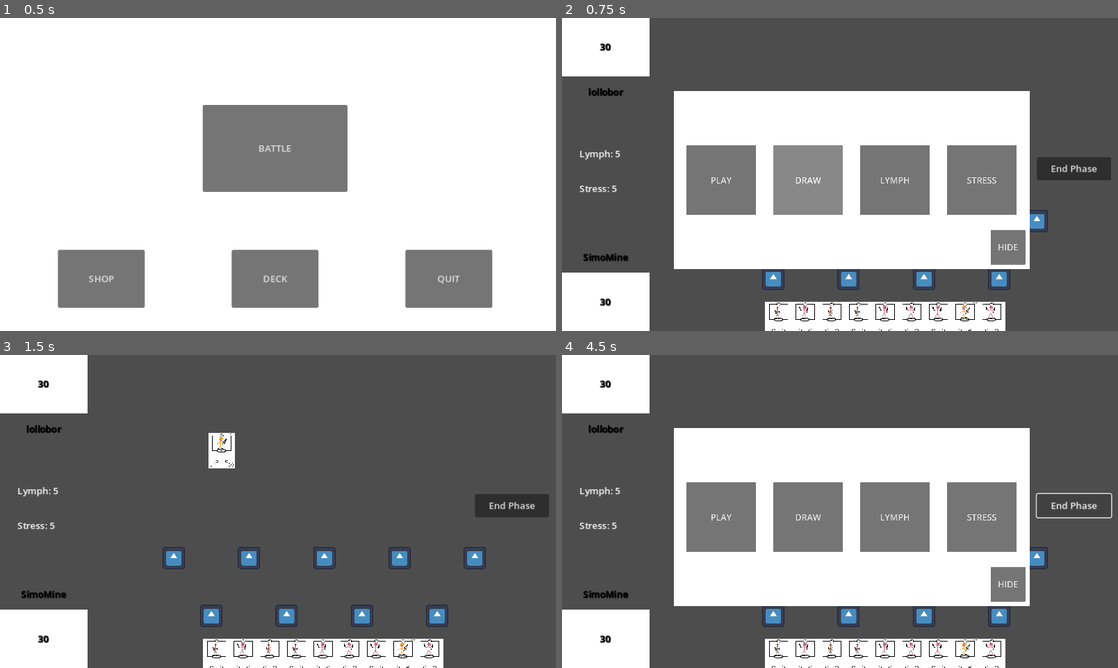
Above: before the commit, frames 1-4 (two rows, left to right).
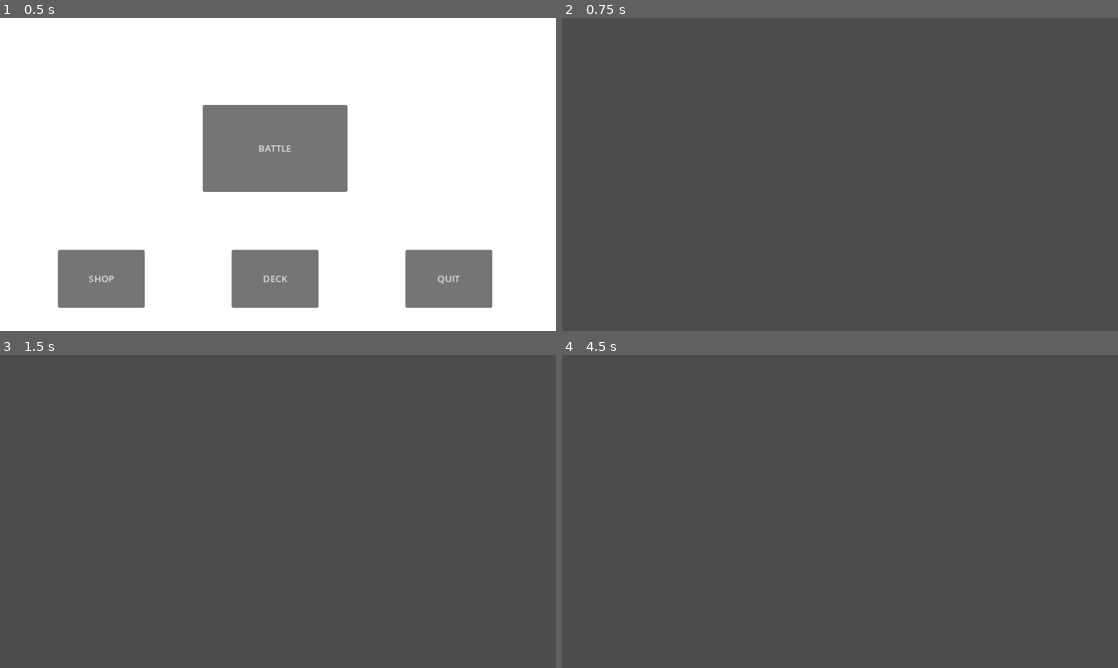
Above: after the commit, the same moments.

Repository: lollo004/gokard
Game: Godot game, scene res://Scenes/Lobby/MainMenu.tscn
Same seed, same stepped clock (60 frames per second), same inputs: the game is played once before the commit and once after it. The engine's default icon, where the game draws it, is replaced by a stand-in: a white triangle on a blue panel in a dark square.
Inputs (mouse positions are in pixels of both pictures, inside the frame that each line leads up to):
- Up to frame 1 (0.5 s): no input
- Up to frame 2 (0.75 s): click "BATTLE" at 0.5 s
- Up to frame 3 (1.5 s): click (161, 517) at 1.25 s, where only the run before the commit has a clickable "PLAY"
- Up to frame 4 (4.5 s): click (1073, 505) at 2 s, where only the run before the commit has a clickable "End Phase"; click (1073, 505) at 2.75 s, where only the run before the commit has a clickable "End Turn"; click (1073, 505) at 3.5 s, where only the run before the commit has a clickable "Opponent Turn"; click (1073, 505) at 4.25 s, where only the run before the commit has a clickable "Opponent Turn"

Frame 1 is identical in both runs. In frame 2, 48% of the frame differs, in the area x 0-99%, y 0-100%; in frame 3, 13%; in frame 4, 48%.

Commit message:
first implementation of client networking

Diff:
--- a/Scenes/Game/Cards/Card.tscn
+++ b/Scenes/Game/Cards/Card.tscn
@@ -204,6 +204,44 @@
 horizontal_alignment = 1
 vertical_alignment = 1
 
+[node name="Common Effects" type="Node" parent="."]
+
+[node name="Rise" type="Node" parent="Common Effects" groups=["Rise"]]
+
+[node name="Heritage" type="Node" parent="Common Effects" groups=["Heritage"]]
+
+[node name="Guard" type="Node" parent="Common Effects" groups=["Guard"]]
+
+[node name="Accuracy" type="Node" parent="Common Effects" groups=["Accuracy"]]
+
+[node name="Uprising" type="Node" parent="Common Effects" groups=["Uprising"]]
+
+[node name="Rage" type="Node" parent="Common Effects" groups=["Rage"]]
+
+[node name="Revenge" type="Node" parent="Common Effects" groups=["Revenge"]]
+
+[node name="On Deploy" type="Node" parent="Common Effects" groups=["Deploy"]]
+
+[node name="Zippy" type="Node" parent="Common Effects" groups=["Zippy"]]
+
+[node name="Dead Weight" type="Node" parent="Common Effects" groups=["Dead Weight"]]
+
+[node name="Sweet Song" type="Node" parent="Common Effects" groups=["Sweet Song"]]
+
+[node name="Tunnel" type="Node" parent="Common Effects" groups=["Tunnel"]]
+
+[node name="Teleport" type="Node" parent="Common Effects" groups=["Teleport"]]
+
+[node name="Bane (X)" type="Node" parent="Common Effects" groups=["Bane"]]
+
+[node name="Super Bane (X)" type="Node" parent="Common Effects" groups=["Super Bane"]]
+
+[node name="Raising (X,Y,Z,W)" type="Node" parent="Common Effects" groups=["Raising"]]
+
+[node name="Phase Mutation (X)" type="Node" parent="Common Effects" groups=["Phase Mutation"]]
+
+[node name="Turn Mutation (X)" type="Node" parent="Common Effects" groups=["Turn Mutation"]]
+
 [connection signal="area_entered" from="." to="." method="_on_area_entered"]
 [connection signal="area_exited" from="." to="." method="_on_area_exited"]
 [connection signal="input_event" from="." to="." method="_on_input_event"]
--- a/Scenes/Game/Cards/Card1.tscn
+++ b/Scenes/Game/Cards/Card1.tscn
@@ -1,8 +1,9 @@
-[gd_scene load_steps=7 format=3 uid="uid://c7jux2wqw05t7"]
+[gd_scene load_steps=8 format=3 uid="uid://c7jux2wqw05t7"]
 
 [ext_resource type="Script" path="res://Scripts/Game/Card.gd" id="1_tvvug"]
 [ext_resource type="Texture2D" uid="uid://rf6sp07qeavm" path="res://Resources/Card.png" id="2_ag8tj"]
 [ext_resource type="Texture2D" uid="uid://dev2du62wt7yv" path="res://Resources/Images/Card1.png" id="3_a1w3s"]
+[ext_resource type="Script" path="res://Scripts/Game/SpecificEffects/Test.gd" id="4_v8wn6"]
 
 [sub_resource type="RectangleShape2D" id="RectangleShape2D_yvtci"]
 size = Vector2(769, 1024)
@@ -204,6 +205,11 @@
 horizontal_alignment = 1
 vertical_alignment = 1
 
+[node name="Common Effects" type="Node" parent="."]
+
+[node name="Rise" type="Node" parent="Common Effects" groups=["Rise"]]
+script = ExtResource("4_v8wn6")
+
 [connection signal="area_entered" from="." to="." method="_on_area_entered"]
 [connection signal="area_exited" from="." to="." method="_on_area_exited"]
 [connection signal="input_event" from="." to="." method="_on_input_event"]
--- /dev/null
+++ b/Scenes/Game/ClientInstance.tscn
@@ -0,0 +1,6 @@
+[gd_scene load_steps=2 format=3 uid="uid://dtdfsi65cl2w5"]
+
+[ext_resource type="Script" path="res://Scripts/Game/ClientInstance.gd" id="1_n5lbd"]
+
+[node name="Node" type="Node"]
+script = ExtResource("1_n5lbd")
--- a/Scenes/Game/MainScene.tscn
+++ b/Scenes/Game/MainScene.tscn
@@ -9,44 +9,6 @@
 
 [node name="Main Scene" type="Node"]
 
-[node name="Card Position" type="Node" parent="."]
-
-[node name="Player Positioner 1" parent="Card Position" groups=["1", "Attack"] instance=ExtResource("1_kj4pf")]
-z_index = -10
-position = Vector2(300, 350)
-
-[node name="Player Positioner 2" parent="Card Position" groups=["2", "Attack"] instance=ExtResource("1_kj4pf")]
-z_index = -10
-position = Vector2(430, 350)
-
-[node name="Player Positioner 3" parent="Card Position" groups=["3", "Attack"] instance=ExtResource("1_kj4pf")]
-z_index = -10
-position = Vector2(560, 350)
-
-[node name="Player Positioner 4" parent="Card Position" groups=["4", "Attack"] instance=ExtResource("1_kj4pf")]
-z_index = -10
-position = Vector2(690, 350)
-
-[node name="Player Positioner 5" parent="Card Position" groups=["5", "Attack"] instance=ExtResource("1_kj4pf")]
-z_index = -10
-position = Vector2(820, 350)
-
-[node name="Player Positioner 6" parent="Card Position" groups=["6", "Defense"] instance=ExtResource("1_kj4pf")]
-z_index = -10
-position = Vector2(365, 450)
-
-[node name="Player Positioner 7" parent="Card Position" groups=["7", "Defense"] instance=ExtResource("1_kj4pf")]
-z_index = -10
-position = Vector2(495, 450)
-
-[node name="Player Positioner 8" parent="Card Position" groups=["8", "Defense"] instance=ExtResource("1_kj4pf")]
-z_index = -10
-position = Vector2(625, 450)
-
-[node name="Player Positioner 9" parent="Card Position" groups=["9", "Defense"] instance=ExtResource("1_kj4pf")]
-z_index = -10
-position = Vector2(755, 450)
-
 [node name="GUI" type="Node" parent="."]
 
 [node name="Management" type="Node" parent="GUI" groups=["GUI_Manager"]]
@@ -57,7 +19,7 @@
 offset_top = 220.0
 offset_right = 110.0
 offset_bottom = 250.0
-text = "Lymph: 10"
+text = "Lymph: 0"
 vertical_alignment = 1
 metadata/_edit_use_anchors_ = true
 
@@ -66,7 +28,7 @@
 offset_top = 280.0
 offset_right = 110.0
 offset_bottom = 310.0
-text = "Stress: 5
+text = "Stress: 0
 "
 vertical_alignment = 1
 metadata/_edit_use_anchors_ = true
@@ -123,6 +85,44 @@
 vertical_alignment = 1
 metadata/_edit_use_anchors_ = true
 
+[node name="Card Position" type="Node" parent="GUI/Player"]
+
+[node name="Player Positioner 1" parent="GUI/Player/Card Position" groups=["1", "Attack", "Player"] instance=ExtResource("1_kj4pf")]
+z_index = -10
+position = Vector2(300, 350)
+
+[node name="Player Positioner 2" parent="GUI/Player/Card Position" groups=["2", "Defense", "Player"] instance=ExtResource("1_kj4pf")]
+z_index = -10
+position = Vector2(365, 450)
+
+[node name="Player Positioner 3" parent="GUI/Player/Card Position" groups=["3", "Attack", "Player"] instance=ExtResource("1_kj4pf")]
+z_index = -10
+position = Vector2(430, 350)
+
+[node name="Player Positioner 4" parent="GUI/Player/Card Position" groups=["4", "Defense", "Player"] instance=ExtResource("1_kj4pf")]
+z_index = -10
+position = Vector2(495, 450)
+
+[node name="Player Positioner 5" parent="GUI/Player/Card Position" groups=["5", "Attack", "Player"] instance=ExtResource("1_kj4pf")]
+z_index = -10
+position = Vector2(560, 350)
+
+[node name="Player Positioner 6" parent="GUI/Player/Card Position" groups=["6", "Defense", "Player"] instance=ExtResource("1_kj4pf")]
+z_index = -10
+position = Vector2(625, 450)
+
+[node name="Player Positioner 7" parent="GUI/Player/Card Position" groups=["7", "Attack", "Player"] instance=ExtResource("1_kj4pf")]
+z_index = -10
+position = Vector2(690, 350)
+
+[node name="Player Positioner 8" parent="GUI/Player/Card Position" groups=["8", "Defense", "Player"] instance=ExtResource("1_kj4pf")]
+z_index = -10
+position = Vector2(755, 450)
+
+[node name="Player Positioner 9" parent="GUI/Player/Card Position" groups=["9", "Attack", "Player"] instance=ExtResource("1_kj4pf")]
+z_index = -10
+position = Vector2(820, 350)
+
 [node name="Enemy" type="Node" parent="GUI"]
 
 [node name="Enemy" parent="GUI/Enemy" groups=["ENEMY"] instance=ExtResource("5_cjfwb")]
@@ -154,6 +154,44 @@
 vertical_alignment = 1
 metadata/_edit_use_anchors_ = true
 
+[node name="Card Position" type="Node" parent="GUI/Enemy"]
+
+[node name="Enemy Positioner 1" parent="GUI/Enemy/Card Position" groups=["1", "Attack", "Enemy"] instance=ExtResource("1_kj4pf")]
+z_index = -10
+position = Vector2(300, 200)
+
+[node name="Enemy Positioner 2" parent="GUI/Enemy/Card Position" groups=["2", "Defense", "Enemy"] instance=ExtResource("1_kj4pf")]
+z_index = -10
+position = Vector2(365, 100)
+
+[node name="Enemy Positioner 3" parent="GUI/Enemy/Card Position" groups=["3", "Attack", "Enemy"] instance=ExtResource("1_kj4pf")]
+z_index = -10
+position = Vector2(430, 200)
+
+[node name="Enemy Positioner 4" parent="GUI/Enemy/Card Position" groups=["4", "Defense", "Enemy"] instance=ExtResource("1_kj4pf")]
+z_index = -10
+position = Vector2(495, 100)
+
+[node name="Enemy Positioner 5" parent="GUI/Enemy/Card Position" groups=["5", "Attack", "Enemy"] instance=ExtResource("1_kj4pf")]
+z_index = -10
+position = Vector2(560, 200)
+
+[node name="Enemy Positioner 6" parent="GUI/Enemy/Card Position" groups=["6", "Defense", "Enemy"] instance=ExtResource("1_kj4pf")]
+z_index = -10
+position = Vector2(625, 100)
+
+[node name="Enemy Positioner 7" parent="GUI/Enemy/Card Position" groups=["7", "Attack", "Enemy"] instance=ExtResource("1_kj4pf")]
+z_index = -10
+position = Vector2(690, 200)
+
+[node name="Enemy Positioner 8" parent="GUI/Enemy/Card Position" groups=["8", "Defense", "Enemy"] instance=ExtResource("1_kj4pf")]
+z_index = -10
+position = Vector2(755, 100)
+
+[node name="Enemy Positioner 9" parent="GUI/Enemy/Card Position" groups=["9", "Attack", "Enemy"] instance=ExtResource("1_kj4pf")]
+z_index = -10
+position = Vector2(820, 200)
+
 [node name="Enemy Test Card" parent="." instance=ExtResource("6_nt3k0")]
 position = Vector2(383, 165)
 Health = 3
--- a/Scripts/Game/Card.gd
+++ b/Scripts/Game/Card.gd
@@ -24,7 +24,7 @@
 
 ## Management Variables ##
 
-var Position : String = "" # Position on the field (1-9)
+var Position : int = 0 # Position on the field (1-9 => field | 10 => Leader | 0 => Invalid)
 var Location : String = "hand" # Location of the card (deck - hand - field - waste)
 
 var isFirstTurn : bool = true # Variable used to disable the card on the first turn you play it
@@ -43,7 +43,7 @@
 var isMouseOver : bool = false
 var isCardSelected : bool = false
 
-var currentPos : int = 0 # Current position on the field (0 => Invalid)
+var currentPos : int = 0 # Current position on the field (1-9 => field | 10 => Leader | 0 => Invalid)
 var old_position # First position of the card
 var new_position # New position of the card
 var currentLoc : String = "" # Type on the field (attack - defense)
@@ -104,6 +104,7 @@
 				if isCardSelected: # Dropping the card
 					if (
 						currentPos != 0 # Right position
+						and GameController.positionStatus[currentPos] == false
 						and GameController.lymph >= Cost # Enough lymph
 						and GameController.turn == "player" # Right turn
 						and GameController.phase == "attack" # Right phase
@@ -115,6 +116,8 @@
 
 						Location = "field"
 						global_position = new_position
+						Position = currentPos
+						GameController.positionStatus[Position] = true
 
 						GameController.lymph -= Cost
 						GameController.player_current_stress += 1
@@ -123,6 +126,10 @@
 						GameController.UpdateHand()
 
 						get_tree().call_group("GUI_Manager", "_on_Update")
+
+						if get_node_or_null("Common Effects/Rise"):
+							get_node("Common Effects/Rise").Effect(Team, Position) # Call 'Rise' function of the played card
+						get_tree().call_group("On Deploy", "Effect", Team, Position) # Call 'On Deploy' functions
 					else:
 						global_position = old_position
 					isCardSelected = false
@@ -162,7 +169,7 @@
 
 func _on_area_entered(area):
 	if area.get_groups():
-		if area.get_groups()[0] == "Positioner" and not isSearchingForEnemy and not isChoosingToDefend: # Dropping the card on a valid position
+		if area.get_groups()[0] == "Positioner" and area.get_groups()[3] == "Player" and not isSearchingForEnemy and not isChoosingToDefend: # Dropping the card on a valid position
 			currentPos = int(String(area.get_groups()[1]))
 			currentLoc = String(area.get_groups()[2])
 			new_position = area.global_position
@@ -224,6 +231,7 @@
 func UpdateStats(who): # Function called when card's stats change
 	if who == self:
 		if Health <= 0: # Check Card Health
+			GameController.positionStatus[Position] = false
 			queue_free()
 
 		for i in get_all_children(self): # Update GUI
--- /dev/null
+++ b/Scripts/Game/ClientInstance.gd
@@ -0,0 +1,83 @@
+extends Node
+
+@export var client_id = "client1"
+
+var socket = WebSocketPeer.new()
+
+var first = true
+
+func _ready():
+	socket.connect_to_url("ws://localhost:8765")
+
+func _process(_delta):
+	socket.poll()
+	var state = socket.get_ready_state()
+	if state == WebSocketPeer.STATE_OPEN:
+		if first: # Now connected
+			first = false
+			register_client("ABCDEFG") # Now registered
+			join_game_queue() # Now queue joined
+
+		while socket.get_available_packet_count():
+			handle_new_message(JSON.parse_string(socket.get_packet().get_string_from_utf8()))
+	elif state == WebSocketPeer.STATE_CLOSING:
+		# Keep polling to achieve proper close.
+		pass
+	elif state == WebSocketPeer.STATE_CLOSED:
+		var code = socket.get_close_code()
+		var reason = socket.get_close_reason()
+		print("WebSocket closed with code: %d, reason %s. Clean: %s" % [code, reason, code != -1])
+		set_process(false) # Stop processing.
+
+func register_client(token):
+	var registration_message = {
+		"type": "register",
+		"id": client_id,
+		"token": token
+	}
+
+	socket.send_text(JSON.stringify(registration_message))
+
+func join_game_queue():
+	var join_message = {
+		"type": "join",
+		"id": client_id
+	}
+
+	socket.send_text(JSON.stringify(join_message))
+
+func send_message_to_opponent(type, action = null, card_id = null, card_atk = null, deck = null, name = "player"):
+	var join_message = {
+		"type": type,
+		"id": client_id,
+		"action": action,
+		"card_id": card_id,
+		"card_atk": card_atk,
+		"deck" : deck,
+		"name" : name
+	}
+
+	socket.send_text(JSON.stringify(join_message))
+
+func handle_new_message(message):
+	# Check message type and choose what to do
+	print("Message recived from server: ", message)
+
+
+	if message["type"] == "joined_queue": # Queue joined
+		print("Queue joined!")
+		return
+	if message["type"] == "game_found": # Game found
+		print("Game found --> ", "p1: ", message["p1"], " | p2: ", message["p2"])
+		send_message_to_opponent("deck", null, null, null, [1,1,1,1,1,1,1,1,1,1,2,2,2,2,2,2,2,2,2,2,3,3,3,3,3,3,3,3,3,3], "simomine")
+		return
+	if message["type"] == "game_start": # Lobby joined and game now ready to start (all informations needed already obtained)
+		print("Game Started!")
+		load("res://Scenes/Game/MainScene.tscn")
+		return
+	if message["type"] == "draw":
+		send_message_to_opponent("draw", "test")
+		return
+	if message["type"] == "play":
+		send_message_to_opponent("play", "ok...")
+		return
--- a/Scripts/Game/GameController.gd
+++ b/Scripts/Game/GameController.gd
@@ -26,6 +26,10 @@
 var player_deck = []
 
 var isScreenTaken = true # Variable to check if you can interact with buttons
+
+var positionStatus = { # Dictionary that contains position status
+	1 : false, 2 : false, 3 : false, 4 : false, 5 : false, 6 : false, 7 : false, 8 : false, 9 : false
+}
 
 ## Attack Variables ##
 
--- /dev/null
+++ b/Scripts/Game/SpecificEffects/Test.gd
@@ -0,0 +1,6 @@
+extends Node
+
+
+func Effect(Team : String, Card_Pos : int): # Test of a rise effect
+	print("Triggered rise effect for ", Team, " card in position: ", Card_Pos)
+	return
--- a/Scripts/Lobby/MainMenu.gd
+++ b/Scripts/Lobby/MainMenu.gd
@@ -2,7 +2,7 @@
 
 
 func _on_play_button_pressed():
-	get_tree().change_scene_to_file("res://Scenes/Game/MainScene.tscn") # add networking
+	get_tree().change_scene_to_file("res://Scenes/Game/ClientInstance.tscn") # add networking
 
 
 func _on_shop_button_pressed():
--- a/project.godot
+++ b/project.godot
@@ -24,9 +24,12 @@
 
 window/size/viewport_width=960
 window/size/viewport_height=540
-window/size/mode=3
 window/size/resizable=false
 window/stretch/mode="canvas_items"
+
+[editor_plugins]
+
+enabled=PackedStringArray()
 
 [input]
 
Not shown, changed: TODO.txt
Not shown, changed: README.md
Not shown, added: Scenes/Game/CliF2EB.tmp
